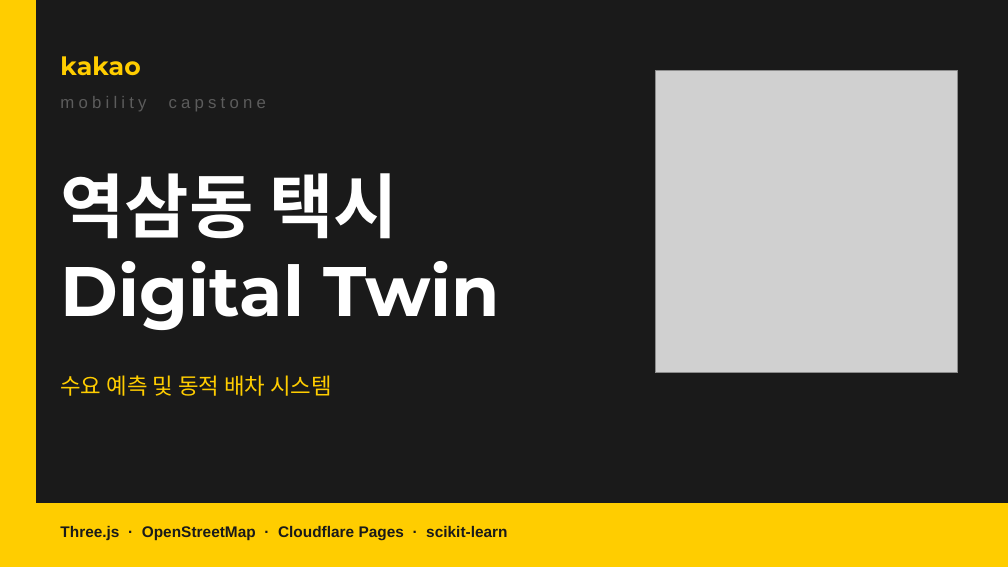
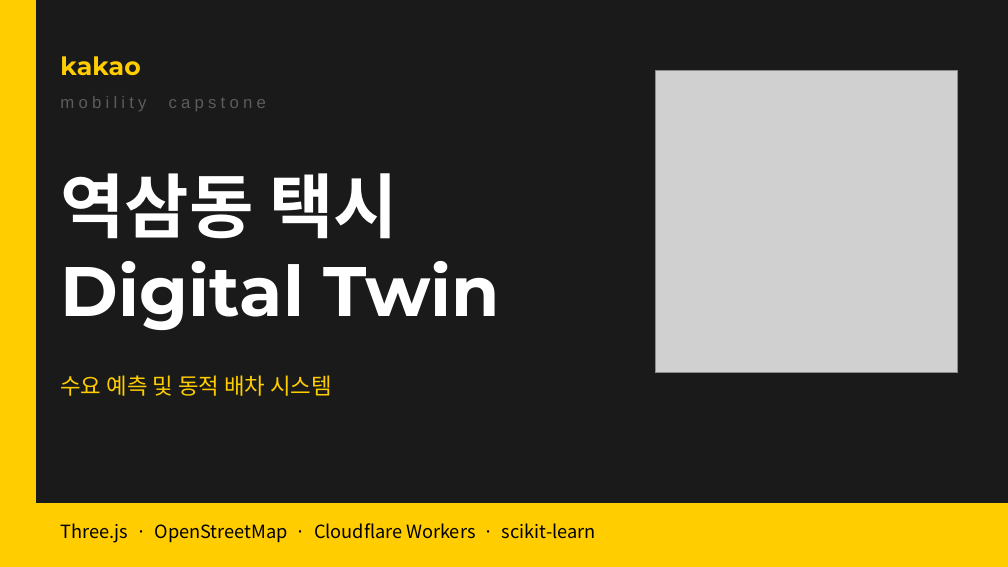
Before and after one commit to kimcanal/yeoksam-taxi, a slide deck: slide 1 of public/a-eye-presentation/A-Eye_midterm_data_collection_forecast.pptx. Drawn at 1008x567 pixels with LibreOffice and Linux fonts; fonts in the diff are those of the drawing; grey boxes stand for pictures. Boxes give left, top, right and bottom in pixels: in the first picture for what was removed or moved away, otherwise in the second. Text is boxed around its words. In the diff, an @@ line names an element or a change of style, - is before the commit and + after.

Commit message:
Align presentation deck with deployed Cloudflare target

```diff
--- a/public/a-eye-presentation/A-Eye_midterm_data_collection_forecast.pptx
+++ b/public/a-eye-presentation/A-Eye_midterm_data_collection_forecast.pptx
@@ text at box(60, 523, 596, 543): text changed; size 11 to 13 pt; font Arial to Noto Sans CJK KR; text colour #1A1A1A to #000000; bold off @@
-Three.js · OpenStreetMap · Cloudflare Pages · scikit-learn
+Three.js · OpenStreetMap · Cloudflare Workers · scikit-learn
```
Also in this commit, not shown: 4 other slides changed.
